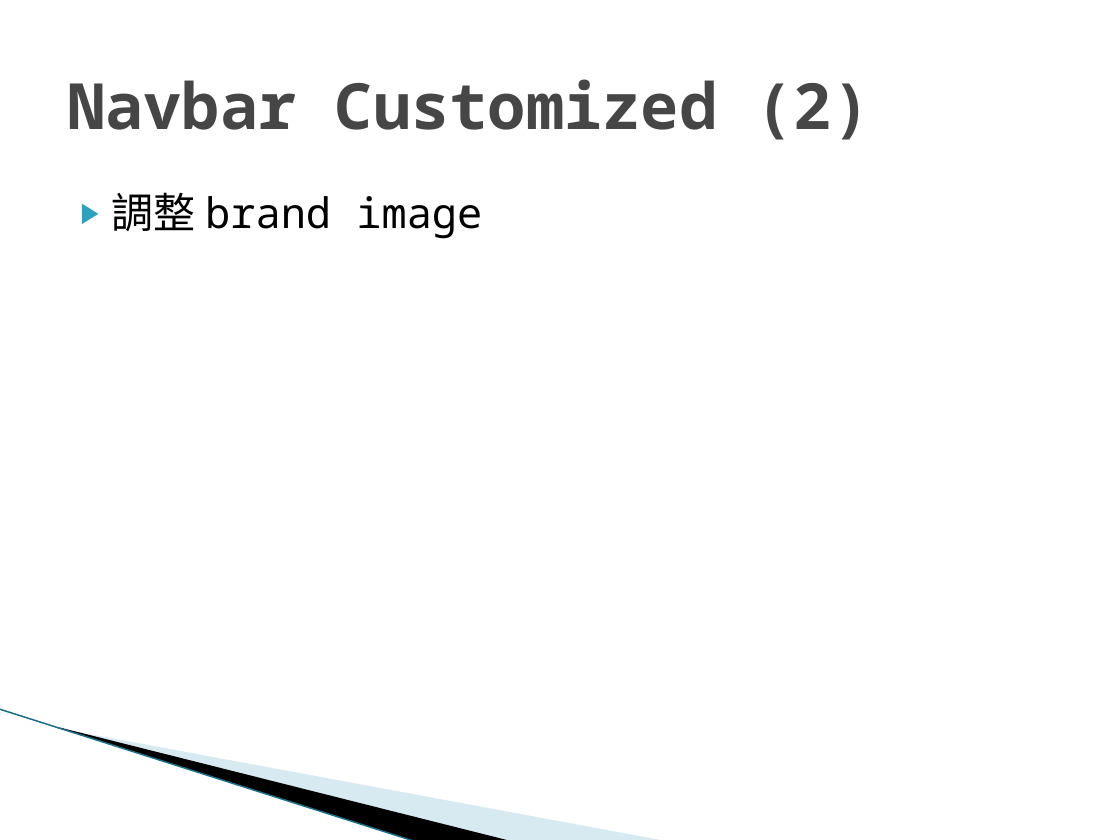
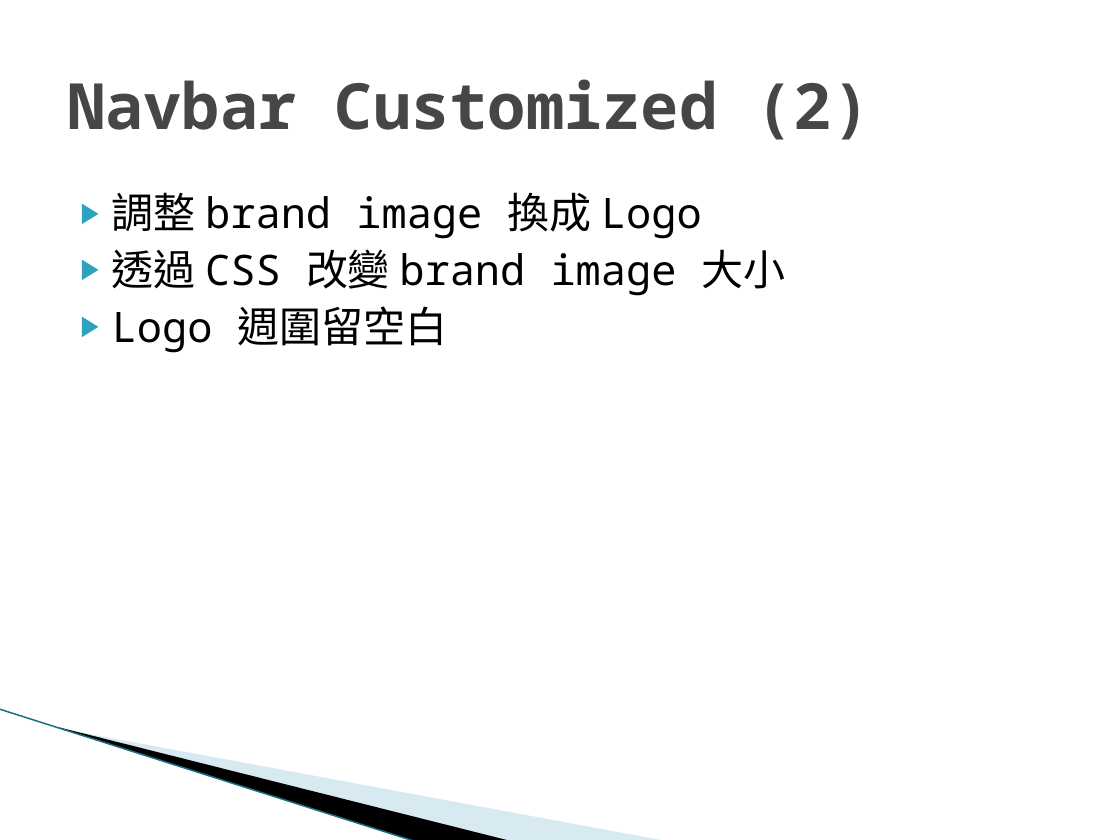
Before and after one commit to ericyuTestrite/TestRite-ITSG, a slide deck: slide 4 of Meeting-05/Bootstrap Lab 3.pptx. Drawn at 1120x840 pixels with LibreOffice and Linux fonts; fonts in the diff are those of the drawing; background and template pictures are left out. Boxes give left, top, right and bottom in pixels: in the first picture for what was removed or moved away, otherwise in the second. Text is boxed around its words. In the diff, an @@ line names an element or a change of style, - is before the commit and + after.

Commit message:
增加 Lab 4 及調整幾個 lab 的內容

```diff
--- a/Meeting-05/Bootstrap Lab 3.pptx
+++ b/Meeting-05/Bootstrap Lab 3.pptx
@@ text at [112, 192, 786, 353]: text changed @@
-▶ 調整 brand image
+▶ 調整 brand image 換成 Logo
+▶ 透過 CSS 改變 brand image 大小
+▶ Logo 週圍留空白
```
Also in this commit, not shown: 1 other slide changed, 18 other files.
